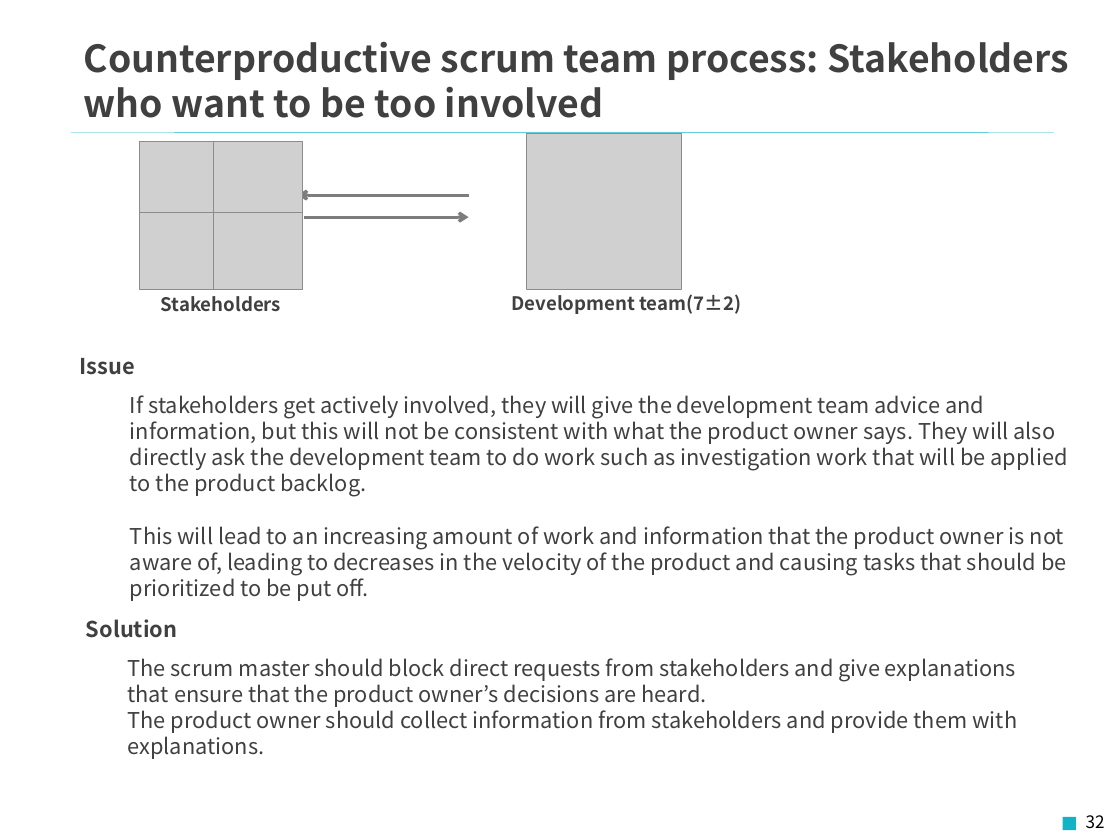
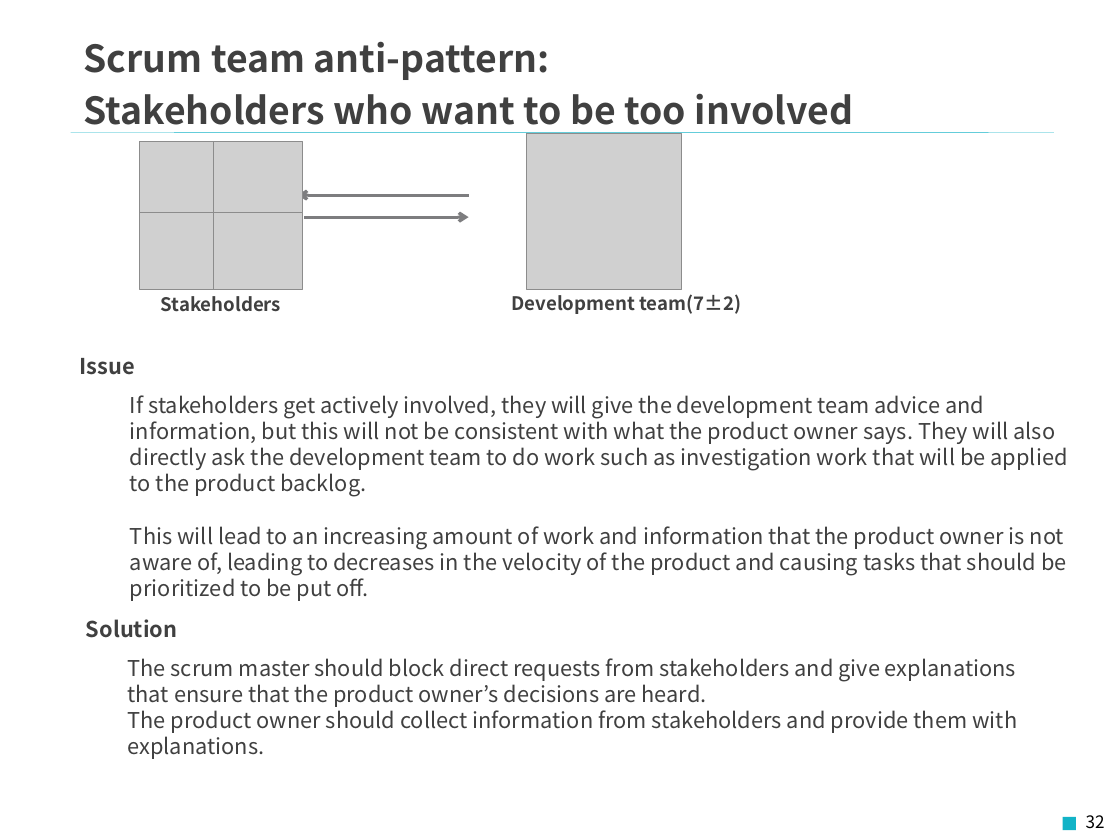
Before and after one commit to Fintan-contents/introduction-to-scrum, a slide deck: slide 32 of en/docs/Introduction_to_Scrum.pptx. Drawn at 1120x840 pixels with LibreOffice and Linux fonts; fonts in the diff are those of the drawing; grey boxes stand for pictures; background and template pictures are left out. Boxes give left, top, right and bottom in pixels: in the first picture for what was removed or moved away, otherwise in the second. Text is boxed around its words. In the diff, an @@ line names an element or a change of style, - is before the commit and + after.

```diff
--- a/en/docs/Introduction_to_Scrum.pptx
+++ b/en/docs/Introduction_to_Scrum.pptx
@@ text at <box>84,41,854,134</box>: text changed @@
-Counterproductive scrum team process: Stakeholders who want to be too involved
+Scrum team anti-pattern:
+Stakeholders who want to be too involved
```
Also in this commit, not shown: 22 other slides changed, 1 other file.
